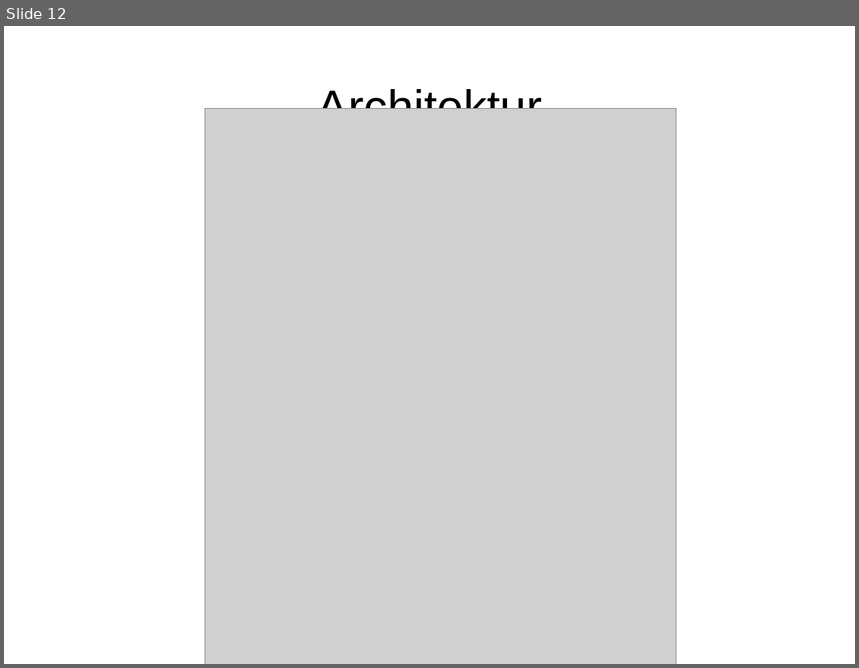
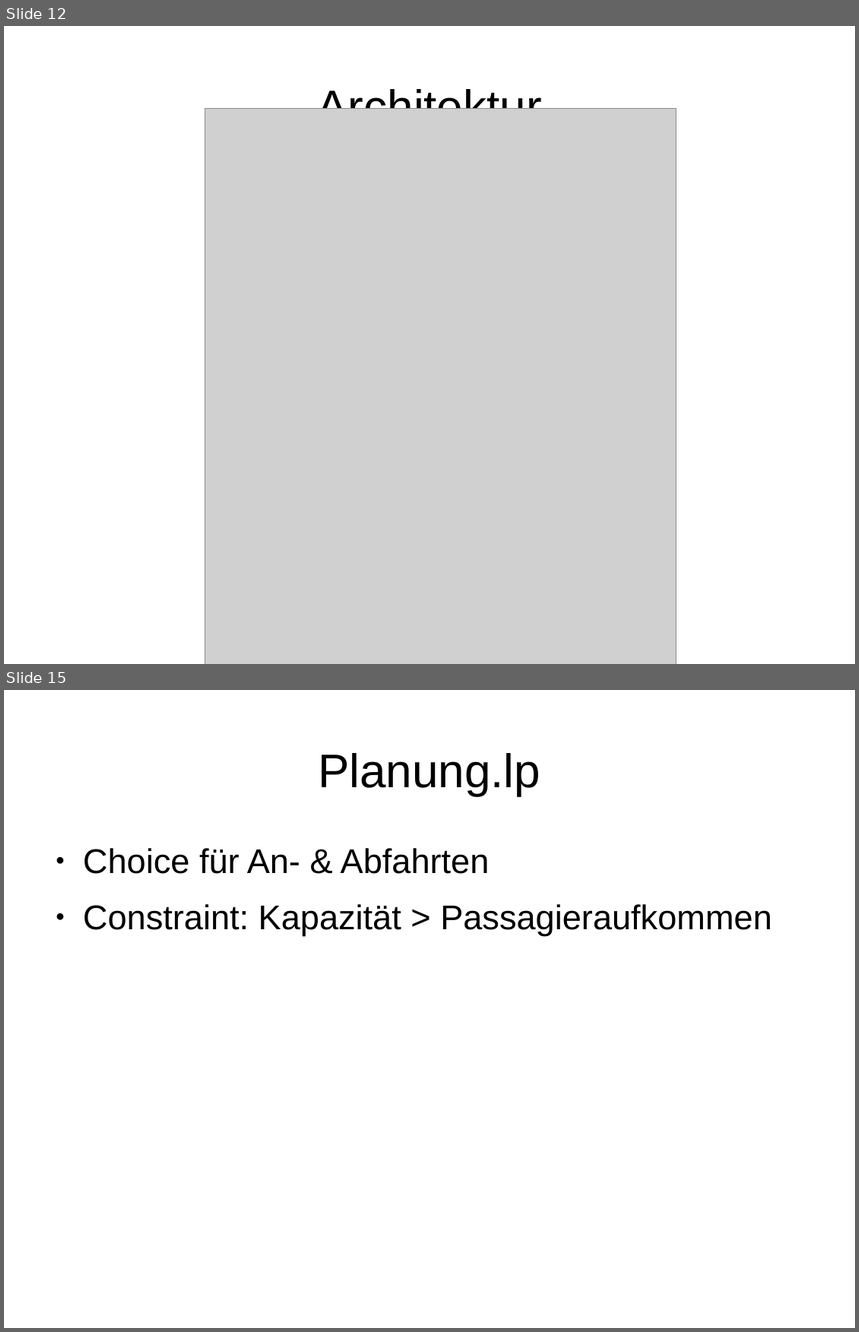
Before and after one commit to alkern/FahrplanASP, a slide deck: docs/presentation.odp. Shown one above the other, each under a label of ours: slide 12 before the commit, slides 12 and 15 after it; the slides between them are not shown. The pictures are 859x668 and 859x1332 pixels, drawn with LibreOffice and Linux fonts; fonts in the diff are those of the drawing; grey boxes stand for pictures. Boxes give left, top, right and bottom in pixels: in the first picture for what was removed or moved away, otherwise in the second. Text is boxed around its words. In the diff, an @@ line names an element or a change of style, - is before the commit and + after.

```diff
--- a/docs/presentation.odp
+++ b/docs/presentation.odp
@@ slide 15 added at (4,690,855,1328), background #FFFFFF @@
@@ title added at (318,753,541,796), 44 pt, text #000000 @@
+Planung.lp
@@ text added at (83,848,772,936), 32 pt, text #000000 @@
+● Choice für An- & Abfahrten
+● Constraint: Kapazität > Passagieraufkommen
```
Also in this commit, not shown: 3 other slides added.
